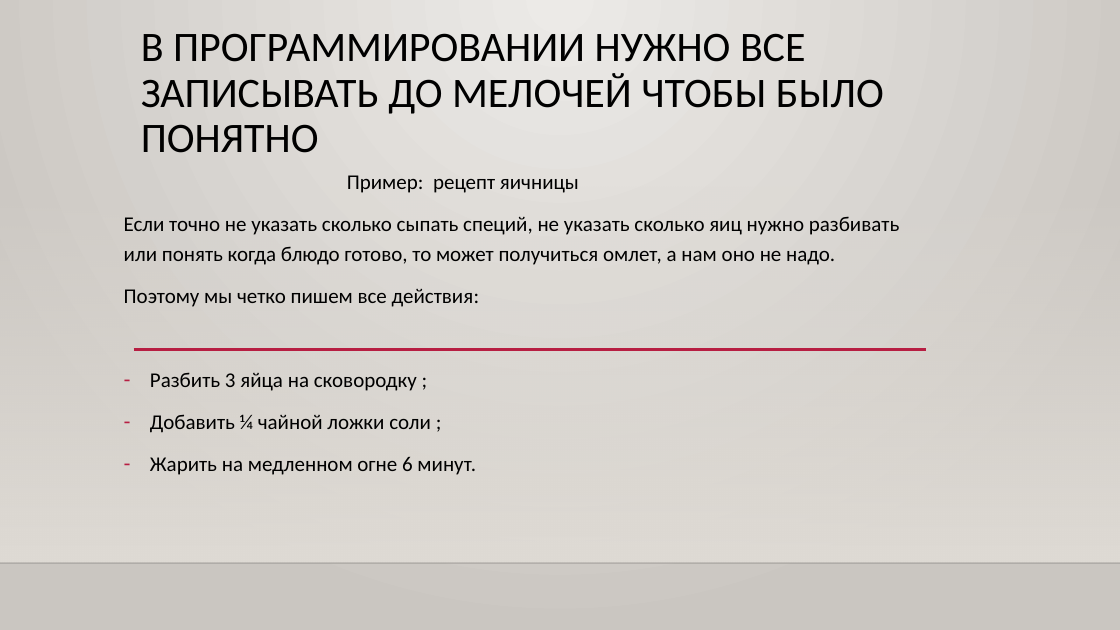
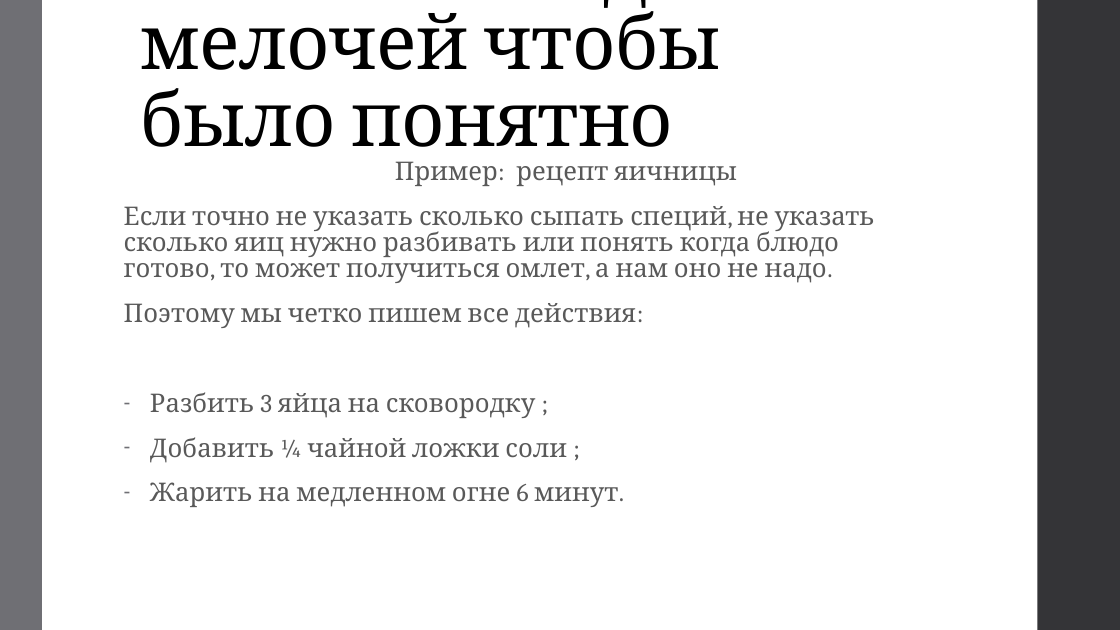
Before and after one commit to VadimDema/c-, a slide deck: slide 6 of Вадим презентация.pptx. Drawn at 1120x630 pixels with LibreOffice and Linux fonts; fonts in the diff are those of the drawing; background and template pictures are left out. Boxes give left, top, right and bottom in pixels: in the first picture for what was removed or moved away, otherwise in the second. Text is boxed around its words. In the diff, an @@ line names an element or a change of style, - is before the commit and + after.

```diff
--- a/Вадим презентация.pptx
+++ b/Вадим презентация.pptx
@@ background gradient #ECEAE7 to #CAC7C1 to #FFFFFF @@
@@ rectangle added at [0, 0, 42, 630], fill #6F6F74 @@
@@ title at [141, 0, 721, 165]: text changed; size 36 to 64.8 pt; font Calibri to Cambria @@
-В ПРОГРАММИРОВАНИИ НУЖНО ВСЕ ЗАПИСЫВАТЬ ДО МЕЛОЧЕЙ ЧТОБЫ БЫЛО ПОНЯТНО
+В программировании нужно все записывать до мелочей чтобы было понятно
@@ rectangle added at [1038, 0, 1120, 630], fill #353537 @@
@@ text "Пример: рецепт яичницы" at [124, 161, 875, 507]: size 18 to 22 pt, font Calibri to Cambria, text colour #000000 to #595959, letter spacing 0 to 0.1 pt; line spacing 1.2 to 0.85; more space between paragraphs; bullet colour #B71E42 to #6F6F74 @@
@@ rectangle removed at [0, 186, 1120, 563] @@
@@ line removed from (134, 350) to (927, 350) @@
@@ line removed from (0, 563) to (1120, 563) @@
```
Also in this commit, not shown: 8 other slides changed, 2 slides added.
